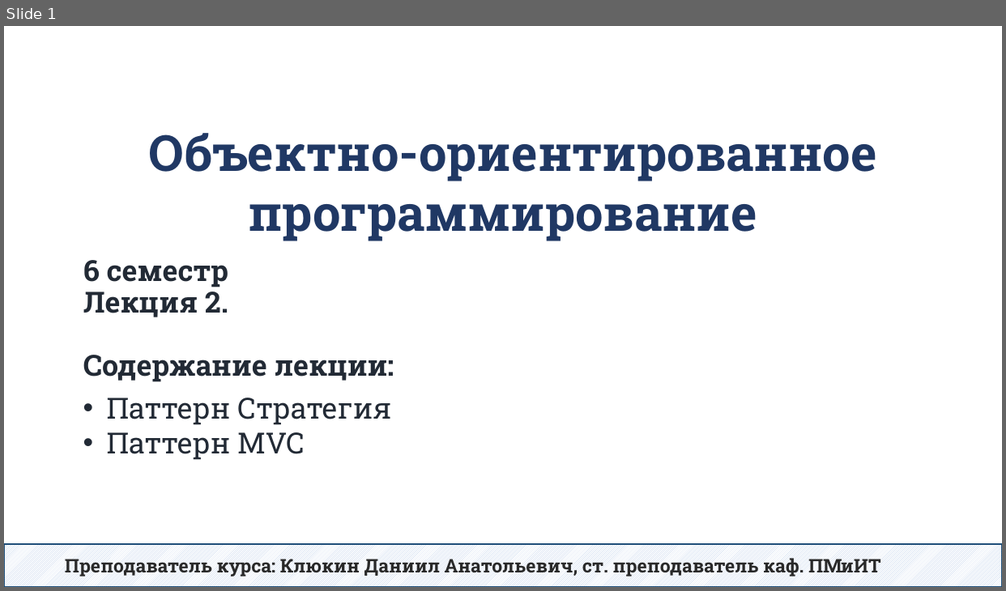
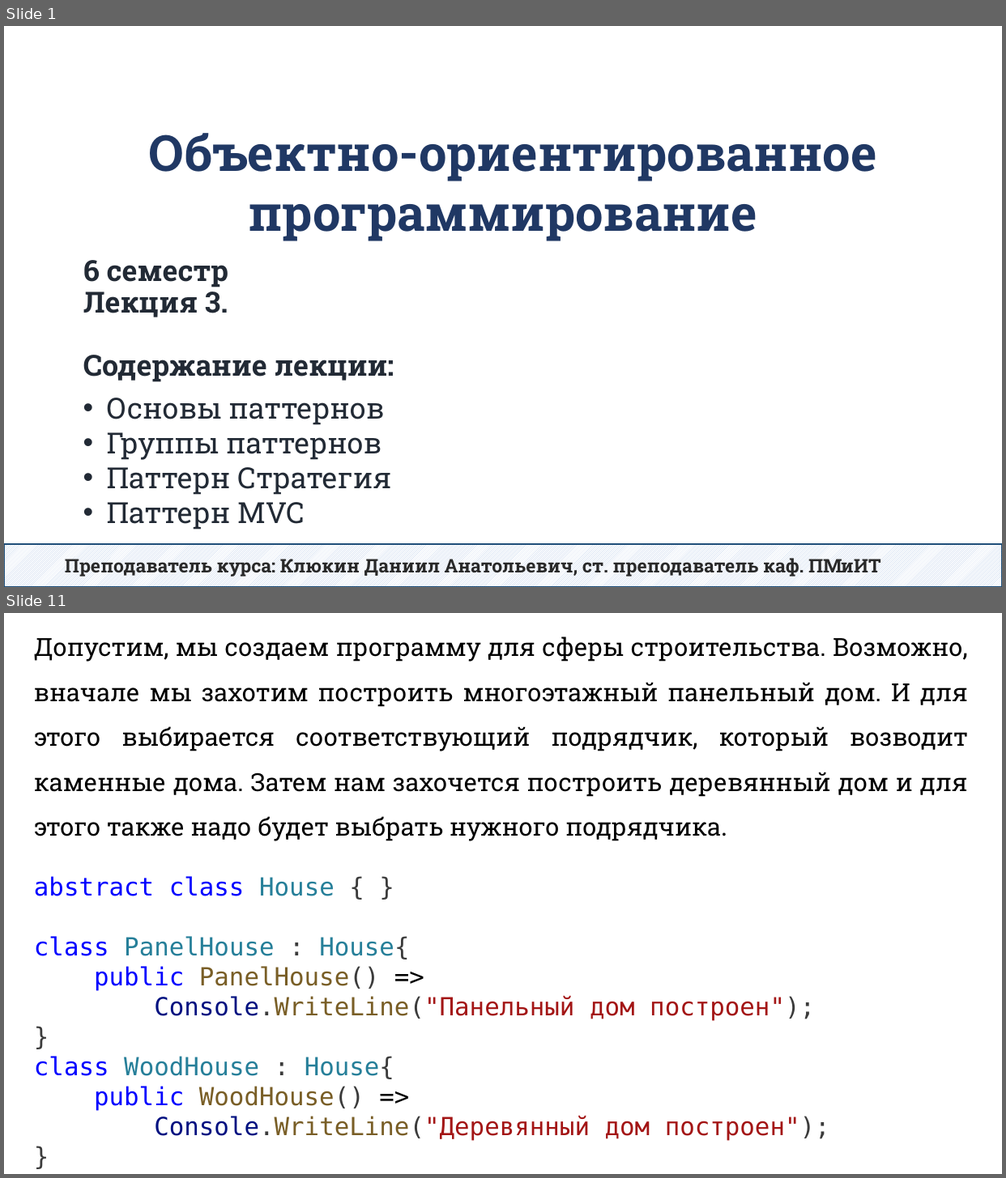
Before and after one commit to DaniilKlyukin/OOP-6, a slide deck: Лекции/ООП 2 лек 3.pptx. Shown one above the other, each under a label of ours: slide 1 before the commit, slides 1 and 11 after it; the slides between them are not shown. The pictures are 1006x591 and 1006x1178 pixels, drawn with LibreOffice and Linux fonts; fonts in the diff are those of the drawing. Boxes give left, top, right and bottom in pixels: in the first picture for what was removed or moved away, otherwise in the second. Text is boxed around its words. In the diff, an @@ line names an element or a change of style, - is before the commit and + after.

```diff
--- a/Лекции/ООП 2 лек 3.pptx
+++ b/Лекции/ООП 2 лек 3.pptx
@@ slide 11 added at [4, 613, 1002, 1174], background #FFFFFF @@
@@ text added at [34, 636, 968, 1141], 24 pt, text #000000 @@
+Допустим, мы создаем программу для сферы строительства. Возможно, вначале мы захотим построить многоэтажный панельный дом. И для этого выбирается соответствующий подрядчик, который возводит каменные дома. Затем нам захочется построить деревянный дом и для этого также надо будет выбрать нужного подрядчика.
+abstract class House { }
+class PanelHouse : House{
+public PanelHouse() =>
+Console.WriteLine("Панельный дом построен");
+}
+class WoodHouse : House{
+public WoodHouse() =>
+Console.WriteLine("Деревянный дом построен");
+}
@@ slide 1 changed as well @@
@@ title at [83, 260, 394, 382]: text changed @@
-6 семестр
-Лекция 2.
-Содержание лекции:
+6 семестр
+Лекция 3.
+Содержание лекции:
@@ text at [107, 398, 384, 460]: paragraphs added @@
+• Основы паттернов
+• Группы паттернов
```
Also in this commit, not shown: 27 other slides added, 4 other files.
